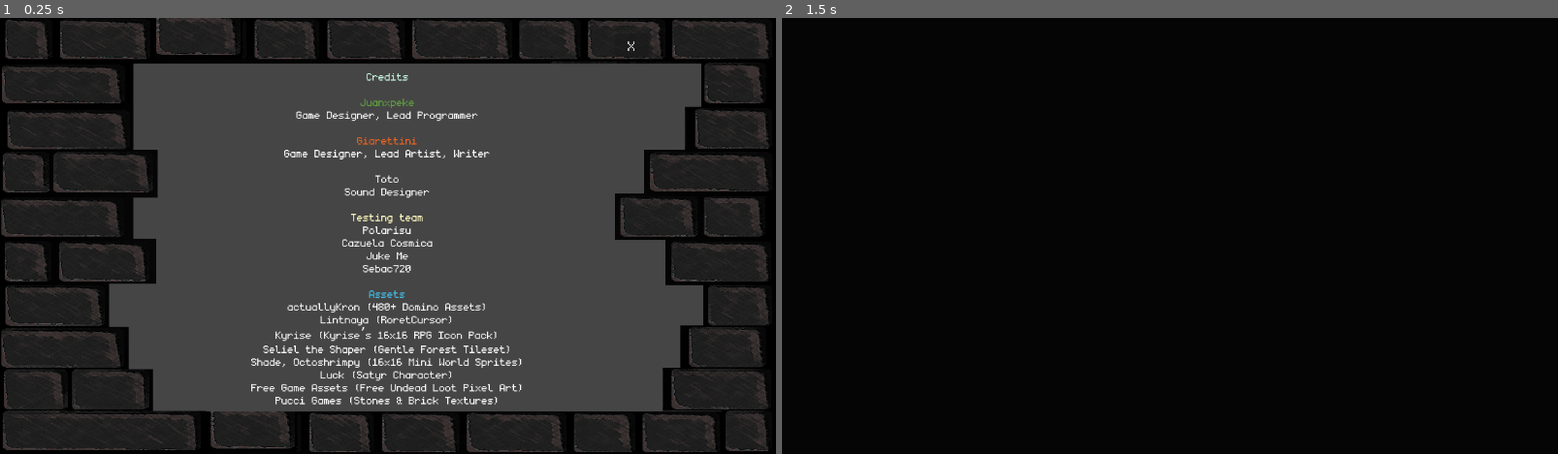
Above: before the commit, frames 1-2 (left to right).
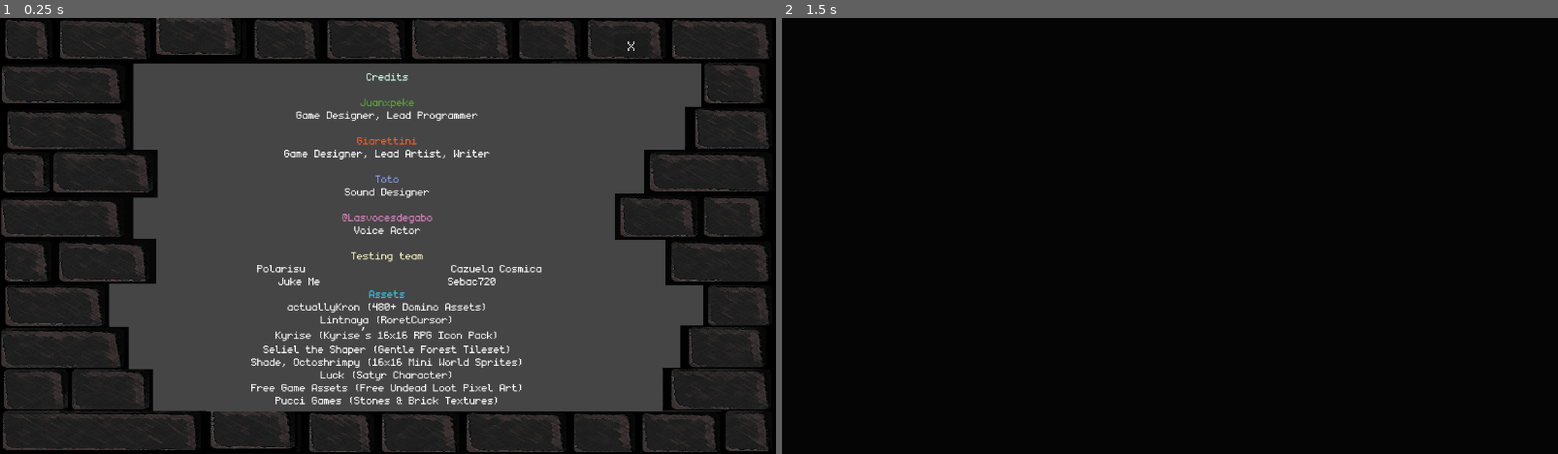
Above: after the commit, the same moments.

Repository: Juanxpeke/GD-BR2024
Game: Godot game, scene res://Core/GUI/Credits/Credits.tscn
Two runs of this game, one before a commit and one after it. Both use one fixed random seed, a clock stepped at 60 frames per second and the inputs below. This scene is started directly instead of the project's main scene. Sound files missing from this copy of the repository are replaced by a short silence.
Inputs (mouse positions are in pixels of both pictures, inside the frame that each line leads up to):
- Up to frame 1 (0.25 s): no input
- Up to frame 2 (1.5 s): tap Enter at 0.5 s; move the mouse to (1340, 214) at 0.52 s; press the mouse at (1340, 214) at 0.53 s; release the mouse at (1340, 214) at 1.25 s; click "X" at 1.25 s

The runs differ from the first frame. In frame 1, 0.8% of the frame differs, in the area x 33-70%, y 36-62%; in frame 2, nothing differs.

Commit message:
Updated Tutorial

Diff:
--- a/Core/Entity/Boss/boss.gd
+++ b/Core/Entity/Boss/boss.gd
@@ -6,6 +6,7 @@
 const POST_SKILL_WAIT_TIME : float = 0.8
 
 @export var boss_active : BossActive
+@export var boss_active_sound : AudioStream
 
 @onready var sprite : AnimatedSprite2D = %Sprite
 
@@ -28,6 +29,7 @@
 
 		# Active logic
 		if GameManager.rng.randi_range(0, 1) == 0 and boss_active.current_cooldown == 0:
+			AudioManager.play_sound(boss_active_sound)
 			await boss_active.activate(self)
 			await get_tree().create_timer(POST_ACTIVE_WAIT_TIME).timeout
 
--- a/Core/GUI/Credits/Credits.tscn
+++ b/Core/GUI/Credits/Credits.tscn
@@ -67,15 +67,15 @@
 [color=#f1641f]Giarettini[/color]
 Game Designer, Lead Artist, Writer
 
-[color=]Toto[/color]
+[color=8aa1f6]Toto[/color]
 Sound Designer
 
+[color=d480bb]@Lasvocesdegabo[/color]
+Voice Actor
+
 [color=#fcf7be]Testing team[/color]
-Polarisu
-Cazuela Cosmica
-Juke Me
-Sebac720
-
+	Polarisu						Cazuela Cosmica
+Juke Me						Sebac720
 [color=#42bfe8]Assets[/color]
 actuallyKron (480+ Domino Assets)
 Lintnaya (RoretCursor)
Binary file changed: Assets/CustomPixelArt/Experiments/mage_hands.aseprite
Binary file changed: Assets/CustomPixelArt/Experiments/orc_hand_action.aseprite
Not shown: 1 places in Core/GUI/Credits/Credits.tscn that only renumber resources
Not shown: 1 places in Core/GUI/MainMenu/main_menu.tscn that only renumber resources
Not shown: 1 places in Core/GUI/Tutorial/Tutorial.tscn that only renumber resources
Not shown: 1 places in Core/World/BackgroundBoard/background_board.tres that only renumber resources
